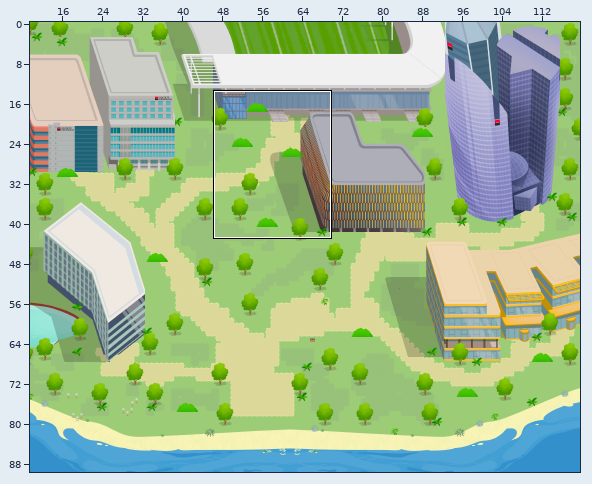
Two versions of a level (Tiled map (JSON), societe-generale.tmj). The picture above shows the old version from afar; the outline marks the close-up.
Close-up. First the earlier version:
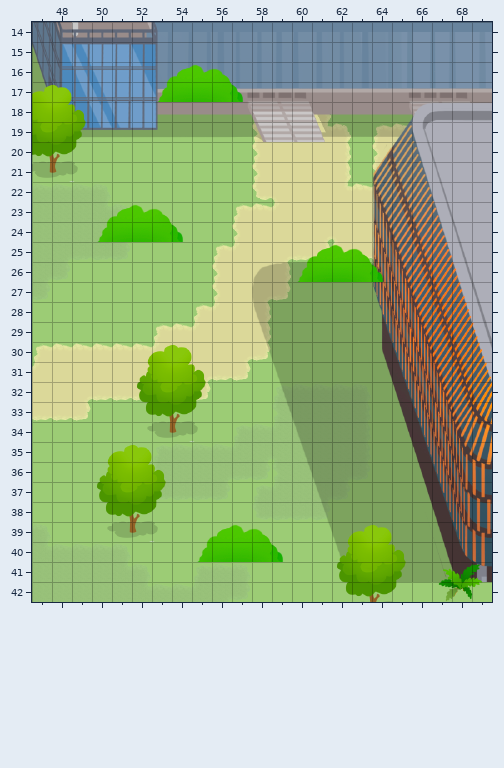
Cells are 32x32 px. Shown: x 47..69, y 14..42. The commit also changed other parts of the map, which this record leaves out. Tiles whose own drawing changed are shown in their newer look in all pictures. Not drawn, because the pictures are missing: unchanged layers "floor/fleurs", "furniture/furniture1".
After the commit:
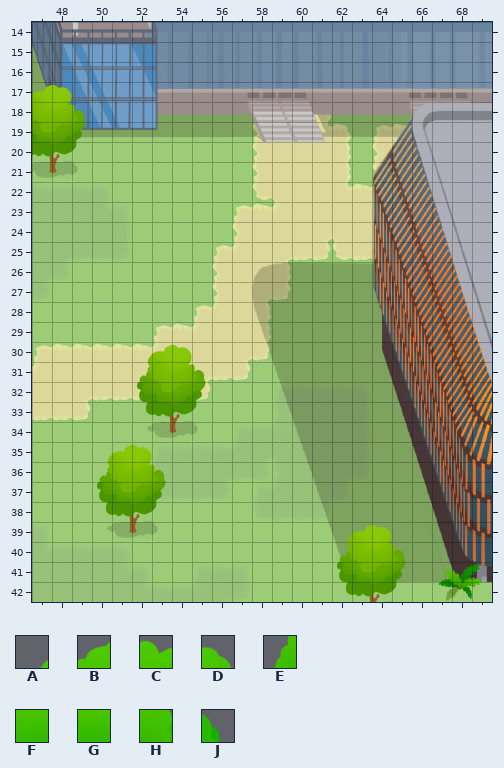
Key: from "Flat_Office": A 543, B 544, C 545, D 546, E 607, F 608, G 609, H 610, J 611.
_ is an empty cell.
What changed:
{"where": "layer \"above/above2\""}
{"y":16,"x":53,"old":"ABCD","new":"____"}
{"y":17,"x":53,"old":"EFGHJ","new":"_____"}
{"y":23,"x":50,"old":"ABCD","new":"____"}
{"y":24,"x":50,"old":"EFGHJ","new":"_____"}
{"y":25,"x":60,"old":"ABCD","new":"____"}
{"y":26,"x":60,"old":"EFGHJ","new":"_____"}
{"y":39,"x":55,"old":"ABCD","new":"____"}
{"y":40,"x":55,"old":"EFGHJ","new":"_____"}
